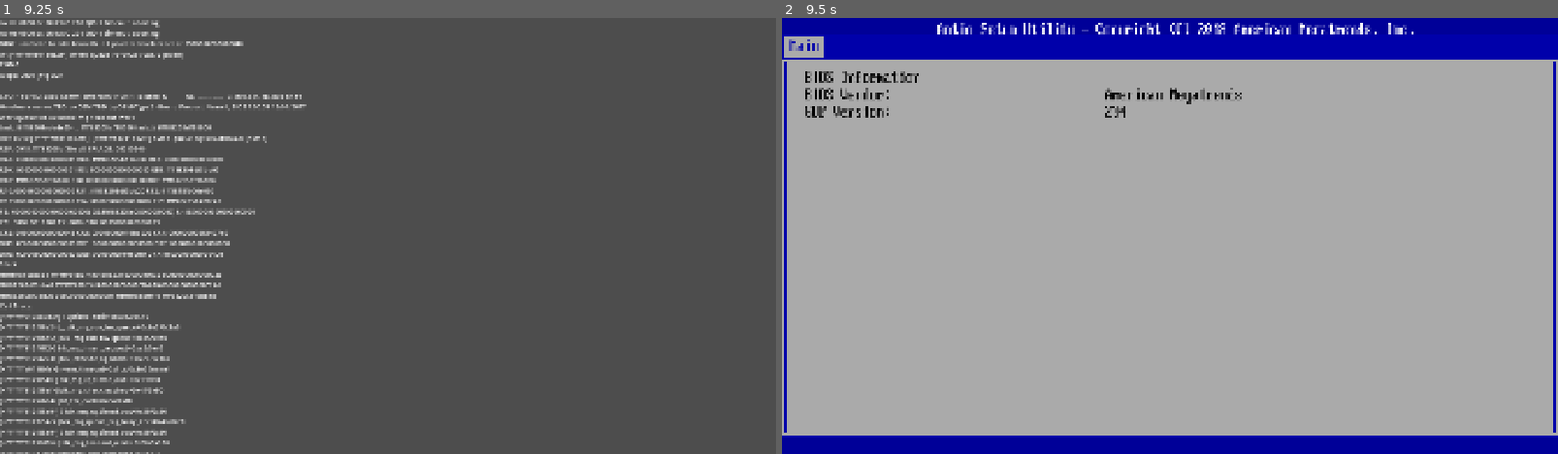
Above: before the commit, frames 1-2 (left to right).
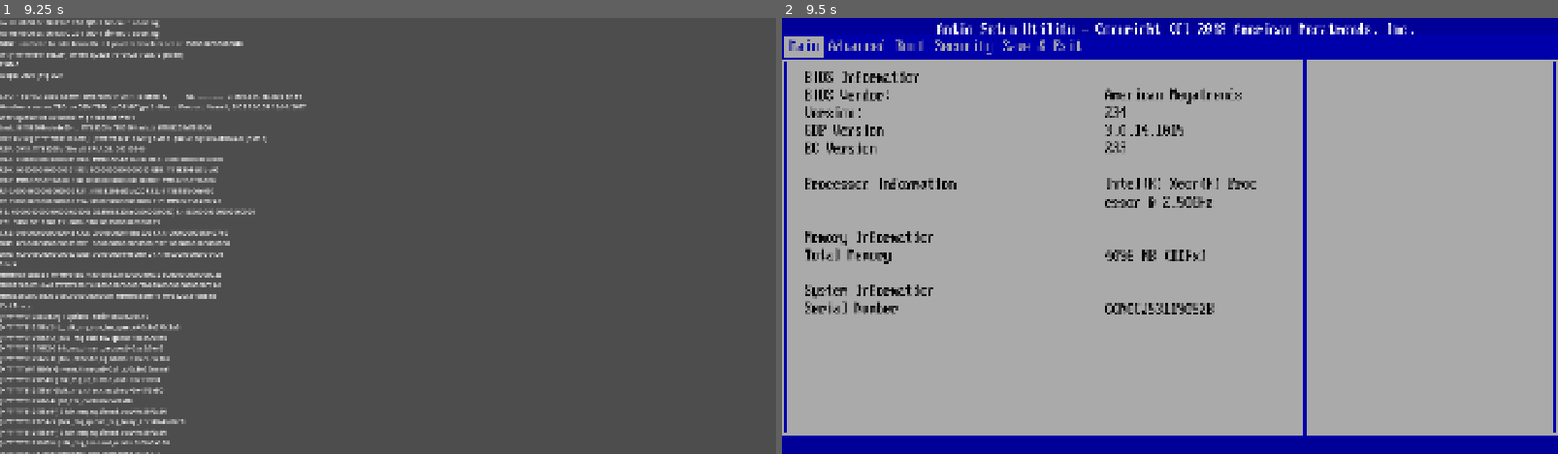
Above: after the commit, the same moments.

Repository: CreatorPoints/DeskPet
Game: Godot game, scene res://assets/scenes/scare1.tscn
Two runs of this game, one before a commit and one after it. Both use one fixed random seed, a clock stepped at 60 frames per second and the inputs below.
Inputs (mouse positions are in pixels of both pictures, inside the frame that each line leads up to):
- Up to frame 1 (9.25 s): tap Enter at 0.5, 2, 3.5 s; move the mouse to (558, 214) at 0.52 s; hold Right 0.53-1.28 s; tap Alt every 1.5 s from 0.6 to 8.1 s; click (558, 214) at 0.67 s; tap Space at 1.25, 2.75, 4.25 s; move the mouse to (232, 257) at 1.27 s; hold Down 1.28-2.03 s; tap Shift every 1.5 s from 1.35 to 8.85 s; click (232, 257) at 1.42 s; move the mouse to (465, 140) at 2.02 s; hold Right 2.03-2.78 s; click (465, 140) at 2.17 s; move the mouse to (349, 323) at 2.77 s; hold Up 2.78-3.53 s; click (349, 323) at 2.92 s; move the mouse to (620, 301) at 3.52 s; hold Left 3.53-5.03 s; click (620, 301) at 3.67 s; move the mouse to (155, 170) at 4.27 s; click (155, 170) at 4.42 s; move the mouse to (426, 236) at 5.02 s; hold Down 5.03-5.78 s; click (426, 236) at 5.17 s; move the mouse to (271, 127) at 5.77 s; hold Right 5.78-6.53 s; click (271, 127) at 5.92 s; move the mouse to (558, 214) at 6.52 s; hold Up 6.53-7.28 s; click (558, 214) at 6.67 s; move the mouse to (232, 257) at 7.27 s; hold Right 7.28-8.03 s; click (232, 257) at 7.42 s; move the mouse to (465, 140) at 8.02 s; hold Down 8.03-8.78 s; click (465, 140) at 8.17 s; move the mouse to (349, 323) at 8.77 s; hold Left from 8.78 s (still down); click (349, 323) at 8.92 s
- Up to frame 2 (9.5 s): keep holding Left

Frame 1 is identical in both runs. In frame 2, 3.2% of the frame differs, in the area x 3-68%, y 4-96%.

Commit message:
Finished [half] of the BIOS main tab

Diff:
--- /dev/null
+++ b/assets/others/bios_text.tres
@@ -0,0 +1,5 @@
+[gd_resource type="LabelSettings" format=3 uid="uid://7kacukx1hvk2"]
+
+[resource]
+font_size = 43
+font_color = Color(0, 0, 0, 1)
--- a/assets/scenes/BIOS.tscn
+++ b/assets/scenes/BIOS.tscn
@@ -1,7 +1,9 @@
 [gd_scene format=3 uid="uid://b6gt7lrnxn354"]
 
 [ext_resource type="FontFile" uid="uid://crgyl3fnbviki" path="res://assets/others/AcPlus_IBM_VGA_8x16.ttf" id="1_noxb7"]
+[ext_resource type="Script" uid="uid://bxqxa6fdkkat1" path="res://assets/scripts/bios.gd" id="1_t73ye"]
 [ext_resource type="Theme" uid="uid://bm4gm6dx5oqb7" path="res://assets/others/BIOS.tres" id="2_1ejjb"]
+[ext_resource type="LabelSettings" uid="uid://7kacukx1hvk2" path="res://assets/others/bios_text.tres" id="3_5koww"]
 
 [sub_resource type="LabelSettings" id="LabelSettings_r0h57"]
 font = ExtResource("1_noxb7")
@@ -15,26 +17,36 @@
 font_size = 43
 font_color = Color(0, 0, 0, 1)
 
+[sub_resource type="LabelSettings" id="LabelSettings_5qdpb"]
+font_size = 43
+font_color = Color(0, 0, 0, 1)
+
+[sub_resource type="LabelSettings" id="LabelSettings_8k612"]
+font_size = 43
+font_color = Color(0, 0, 0, 1)
+
 [sub_resource type="LabelSettings" id="LabelSettings_3bjcw"]
 font_size = 43
 font_color = Color(0, 0, 0, 1)
 
-[sub_resource type="LabelSettings" id="LabelSettings_5qdpb"]
-font_size = 43
-font_color = Color(0, 0, 0, 1)
-
 [sub_resource type="LabelSettings" id="LabelSettings_v3hwd"]
 font_size = 43
 font_color = Color(0, 0, 0, 1)
 
+[sub_resource type="StyleBoxLine" id="StyleBoxLine_gjvua"]
+color = Color(0, 0, 0.6666667, 1)
+thickness = 8
+vertical = true
+
 [node name="bios" type="Node2D" unique_id=379861934]
+script = ExtResource("1_t73ye")
 
 [node name="bg" type="ColorRect" parent="." unique_id=1768869395]
 offset_right = 1920.0
 offset_bottom = 1080.0
 color = Color(0, 0, 0.59607846, 1)
 
-[node name="Label" type="Label" parent="." unique_id=1397503898]
+[node name="aptio" type="Label" parent="." unique_id=1397503898]
 offset_left = 384.0
 offset_top = 8.0
 offset_right = 1141.0
@@ -53,47 +65,163 @@
 layout_mode = 2
 metadata/_tab_index = 0
 
-[node name="biosInfo" type="Label" parent="TabContainer/Main" unique_id=291302059]
+[node name="left" type="VBoxContainer" parent="TabContainer/Main" unique_id=1690807805]
 layout_mode = 0
 offset_left = 48.0
 offset_top = 20.0
-offset_right = 335.0
-offset_bottom = 64.0
+offset_right = 88.0
+offset_bottom = 60.0
+theme_override_constants/separation = 0
+
+[node name="biosInfo" type="Label" parent="TabContainer/Main/left" unique_id=291302059]
+layout_mode = 2
 text = "BIOS Information"
 label_settings = SubResource("LabelSettings_gjvua")
 
-[node name="biosVendor" type="Label" parent="TabContainer/Main" unique_id=1934833547]
-layout_mode = 0
-offset_left = 48.0
-offset_top = 63.0
-offset_right = 263.0
-offset_bottom = 107.0
+[node name="biosVendor" type="Label" parent="TabContainer/Main/left" unique_id=1934833547]
+layout_mode = 2
 text = "BIOS Vendor:"
 label_settings = SubResource("LabelSettings_h7sfv")
 
-[node name="vendor" type="Label" parent="TabContainer/Main" unique_id=121896234]
+[node name="version" type="Label" parent="TabContainer/Main/left" unique_id=62484198]
+layout_mode = 2
+text = "Version:"
+label_settings = SubResource("LabelSettings_5qdpb")
+
+[node name="gopVer" type="Label" parent="TabContainer/Main/left" unique_id=1192519067]
+layout_mode = 2
+text = "GOP Version"
+label_settings = SubResource("LabelSettings_8k612")
+
+[node name="ecVer" type="Label" parent="TabContainer/Main/left" unique_id=2006086765]
+layout_mode = 2
+text = "EC Version"
+label_settings = ExtResource("3_5koww")
+
+[node name="space" type="Label" parent="TabContainer/Main/left" unique_id=1652177817]
+layout_mode = 2
+
+[node name="procInfo" type="Label" parent="TabContainer/Main/left" unique_id=23388868]
+layout_mode = 2
+text = "Processor Information"
+label_settings = ExtResource("3_5koww")
+
+[node name="space2" type="Label" parent="TabContainer/Main/left" unique_id=461627459]
+layout_mode = 2
+
+[node name="space3" type="Label" parent="TabContainer/Main/left" unique_id=1006894391]
+layout_mode = 2
+
+[node name="memInfo" type="Label" parent="TabContainer/Main/left" unique_id=1857318181]
+layout_mode = 2
+text = "Memory Information"
+label_settings = ExtResource("3_5koww")
+
+[node name="totalMem" type="Label" parent="TabContainer/Main/left" unique_id=1056380525]
+layout_mode = 2
+text = "Total Memory"
+label_settings = ExtResource("3_5koww")
+
+[node name="space4" type="Label" parent="TabContainer/Main/left" unique_id=357829827]
+layout_mode = 2
+
+[node name="sysInfo" type="Label" parent="TabContainer/Main/left" unique_id=76609232]
+layout_mode = 2
+text = "System Information"
+label_settings = ExtResource("3_5koww")
+
+[node name="serialNum" type="Label" parent="TabContainer/Main/left" unique_id=567142628]
+layout_mode = 2
+text = "Serial Number"
+label_settings = ExtResource("3_5koww")
+
+[node name="space5" type="Label" parent="TabContainer/Main/left" unique_id=1907607081]
+layout_mode = 2
+
+[node name="right" type="VBoxContainer" parent="TabContainer/Main" unique_id=231168013]
 layout_mode = 0
 offset_left = 792.0
 offset_top = 63.0
-offset_right = 1132.0
-offset_bottom = 107.0
+offset_right = 1172.0
+offset_bottom = 327.0
+theme_override_constants/separation = 0
+
+[node name="vendor" type="Label" parent="TabContainer/Main/right" unique_id=121896234]
+layout_mode = 2
 text = "American Megatrends"
 label_settings = SubResource("LabelSettings_3bjcw")
 
-[node name="gopVersion" type="Label" parent="TabContainer/Main" unique_id=62484198]
-layout_mode = 0
-offset_left = 48.0
-offset_top = 105.0
-offset_right = 263.0
-offset_bottom = 149.0
-text = "GOP Version:"
-label_settings = SubResource("LabelSettings_5qdpb")
-
-[node name="gop" type="Label" parent="TabContainer/Main" unique_id=1506590381]
-layout_mode = 0
-offset_left = 792.0
-offset_top = 105.0
-offset_right = 846.0
-offset_bottom = 149.0
+[node name="ver" type="Label" parent="TabContainer/Main/right" unique_id=1506590381]
+layout_mode = 2
 text = "234"
 label_settings = SubResource("LabelSettings_v3hwd")
+
+[node name="gop" type="Label" parent="TabContainer/Main/right" unique_id=884099102]
+layout_mode = 2
+text = "3.0.14.1015"
+label_settings = ExtResource("3_5koww")
+
+[node name="ec" type="Label" parent="TabContainer/Main/right" unique_id=1990841742]
+layout_mode = 2
+text = "233"
+label_settings = ExtResource("3_5koww")
+
+[node name="space" type="Label" parent="TabContainer/Main/right" unique_id=940740724]
+layout_mode = 2
+
+[node name="proc" type="Label" parent="TabContainer/Main/right" unique_id=929295232]
+layout_mode = 2
+text = "finding it..."
+label_settings = ExtResource("3_5koww")
+autowrap_mode = 1
+
+[node name="space2" type="Label" parent="TabContainer/Main/right" unique_id=269946070]
+layout_mode = 2
+
+[node name="space3" type="Label" parent="TabContainer/Main/right" unique_id=1091372359]
+layout_mode = 2
+
+[node name="ram" type="Label" parent="TabContainer/Main/right" unique_id=75688272]
+layout_mode = 2
+text = "finding it..."
+label_settings = ExtResource("3_5koww")
+
+[node name="space4" type="Label" parent="TabContainer/Main/right" unique_id=1794857368]
+layout_mode = 2
+
+[node name="space5" type="Label" parent="TabContainer/Main/right" unique_id=200131588]
+layout_mode = 2
+
+[node name="sys" type="Label" parent="TabContainer/Main/right" unique_id=941098141]
+layout_mode = 2
+text = "CCN0CJ531190528"
+label_settings = ExtResource("3_5koww")
+
+[node name="VSeparator" type="VSeparator" parent="TabContainer/Main" unique_id=1549136899]
+custom_minimum_size = Vector2(0, 4)
+layout_mode = 0
+offset_left = 1280.0
+offset_top = -6.0
+offset_right = 1292.0
+offset_bottom = 930.0
+theme_override_styles/separator = SubResource("StyleBoxLine_gjvua")
+
+[node name="Advanced" type="Panel" parent="TabContainer" unique_id=1175796991]
+visible = false
+layout_mode = 2
+metadata/_tab_index = 1
+
+[node name="Boot" type="Panel" parent="TabContainer" unique_id=1290596137]
+visible = false
+layout_mode = 2
+metadata/_tab_index = 2
+
+[node name="Security" type="Panel" parent="TabContainer" unique_id=999813311]
+visible = false
+layout_mode = 2
+metadata/_tab_index = 3
+
+[node name="Save & Exit" type="Panel" parent="TabContainer" unique_id=551734742]
+visible = false
+layout_mode = 2
+metadata/_tab_index = 4
--- /dev/null
+++ b/assets/scripts/bios.gd
@@ -0,0 +1,9 @@
+extends Node2D
+
+@onready var procLab = $TabContainer/Main/right/proc
+@onready var ramLab = $TabContainer/Main/right/ram
+
+func _ready() -> void:
+	procLab.text = specs.getCPU()
+	ramLab.text = specs.getRAM()
+	Input.mouse_mode = Input.MOUSE_MODE_CAPTURED
--- a/assets/scripts/scare/bsod.gd
+++ b/assets/scripts/scare/bsod.gd
@@ -29,7 +29,7 @@
 		await get_tree().create_timer(0.5).timeout
 		linapi.monitor("on")
 		get_tree().change_scene_to_file("res://assets/scenes/BIOS.tscn")
-		linapi.lock()
+
 
 
 func windowsMode() -> void:
--- a/assets/scripts/spec.gd
+++ b/assets/scripts/spec.gd
@@ -10,11 +10,16 @@
 		return "unsupported"
 
 func getCPU() -> String:
-	var name = OS.get_processor_name()
-	var core = OS.get_processor_count()
-	return str(name, " ", core, "Threads")
+	var pname = OS.get_processor_name()
+	return pname
 
 func getRAM() -> String:
-	var mem = OS.get_memory_info()
-	var totalGB = mem["physical"] / 1073741824.0
-	return str(totalGB, "GB")
+	var mem: Dictionary = OS.get_memory_info()
+	var rawMB: int = int(mem.get("physical", 0)) / 1048576
+	var standard: Array[int] = [1024, 2048, 4096, 8192, 16384, 32768, 65536]
+	var biosMB: int = rawMB
+	for size in standard:
+		if rawMB <= size and rawMB > (size - 768):
+			biosMB = size
+			break
+	return "%d MB (DDRx)" % biosMB
--- a/project.godot
+++ b/project.godot
@@ -13,6 +13,7 @@
 config/name="DeskPet"
 run/main_scene="uid://cm8fdpc6rmjv"
 config/features=PackedStringArray("4.7", "GL Compatibility")
+boot_splash/bg_color=Color(0, 0, 0, 1)
 config/icon="res://icon.svg"
 
 [autoload]
Not shown, added: assets/scripts/bios.gd.uid
